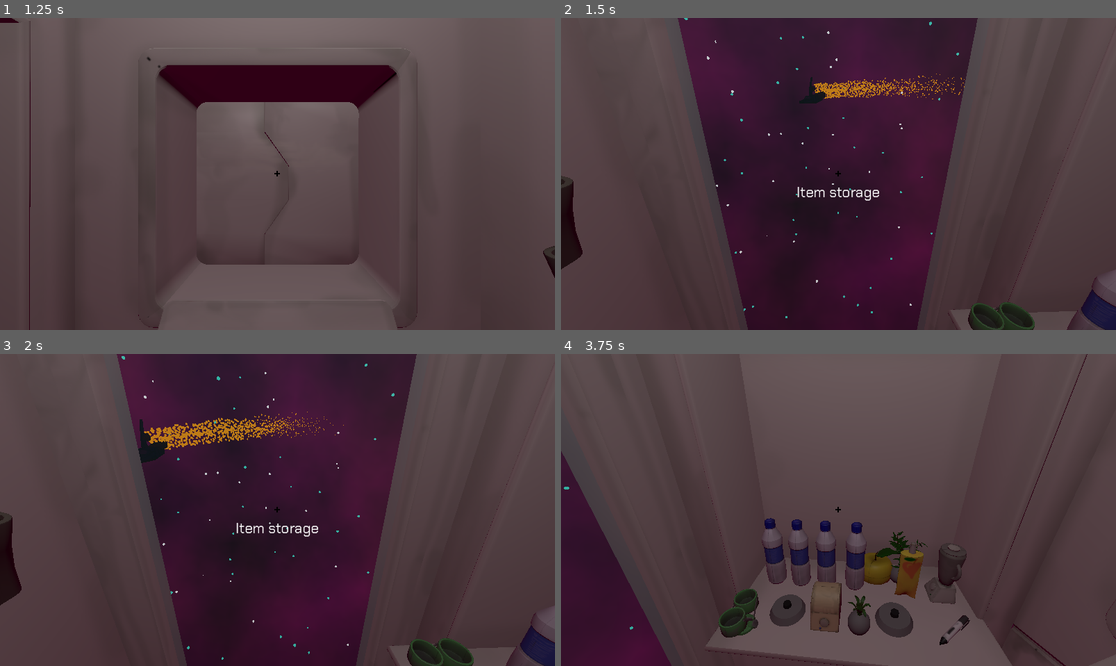
Above: before the commit, frames 1-4 (two rows, left to right).
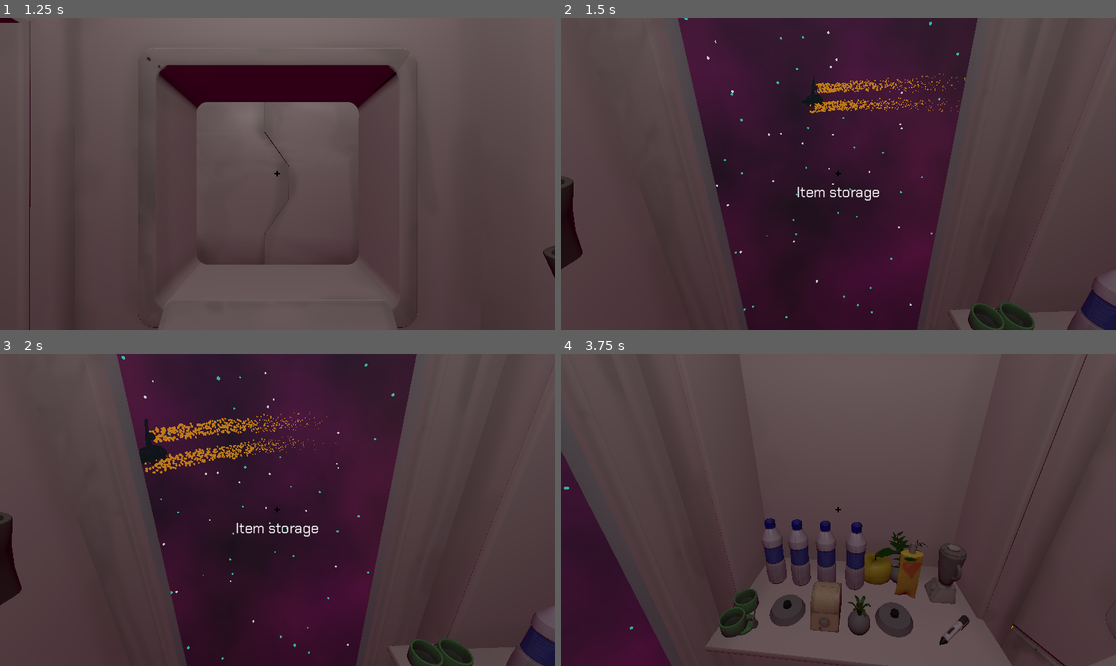
Above: after the commit, the same moments.

Repository: kettle-game-studio/unlimited-space-shawarma
Game: Godot game, scene res://assets/scenes/main_scene.tscn
The game is run twice, just before and just after one commit, with the same random seed, the same clock (stepped at 60 frames per second) and the same inputs. Sound files missing from this copy of the repository are replaced by a short silence.
Inputs (mouse positions are in pixels of both pictures, inside the frame that each line leads up to):
- Up to frame 1 (1.25 s): tap Enter at 0.5 s; move the mouse to (399, 158) at 0.52 s; click (399, 158) at 0.6 s
- Up to frame 2 (1.5 s): tap Space at 1.25 s; move the mouse to (810, 174) at 1.27 s; click (810, 174) at 1.35 s
- Up to frame 3 (2 s): no input
- Up to frame 4 (3.75 s): move the mouse to (849, 503) at 2.02 s; click (849, 503) at 2.1 s; move the mouse to (832, 516) at 2.77 s; click (832, 516) at 2.85 s; move the mouse to (877, 513) at 3.52 s; click (877, 513) at 3.6 s

Frame 1 is identical in both runs. In frame 2, 0.8% of the frame differs, in the area x 42-73%, y 17-31%; in frame 3, 1.5%, in the area x 24-62%, y 18-39%; in frame 4, less than 0.1%.

Commit message:
Space ship infinite cycle

Diff:
--- a/assets/scripts/space_ship.gd
+++ b/assets/scripts/space_ship.gd
@@ -2,6 +2,7 @@
 class_name SpaceShip
 
 signal arrived
+signal disappeared
 
 @export var door: DoorScript
 @export var random_parts: Array[RandomPartPicker]
@@ -28,18 +29,21 @@
 		part.random_part()
 
 	self.position = Vector3()
-	var path_idx = rng.randi_range(0, textures.size() - 1)
+	var path_idx = rng.randi_range(0, self.paths.size() - 1)
 	self.reparent(self.paths[path_idx])
 
 	var idx = rng.randi_range(0, textures.size() - 1)
 	material.set_texture(BaseMaterial3D.TEXTURE_ALBEDO, textures[idx])
 	color_material.albedo_color = colors[idx]
-	print("set material idx = ", idx, ", total textures = ", textures.size(), ", total colors = ", colors.size())
 
 func fly():
+	const delta_time = 1.0 / 60.0
+
+	await get_tree().create_timer(delta_time).timeout
+	self.random_ship()
+	var progress = 0
+
 	self.visible = true
-	const delta_time = 1.0 / 60.0
-	var progress = 0
 	fly_sound.play()
 	while progress < 1:
 		time += delta_time
@@ -62,8 +66,13 @@
 	const delta_time = 1.0 / 60.0
 	var time = 0;
 	var speed = 20
-	var progress = 0
-	while progress < 1:
+
+	fly_sound.play()
+
+	while time < 3:
 		time += delta_time
 		await get_tree().create_timer(delta_time).timeout
 		self.position += Vector3(-speed * delta_time, 0, -speed * delta_time)
+
+	fly_sound.stop()
+	disappeared.emit()
--- a/assets/scripts/trading_machine.gd
+++ b/assets/scripts/trading_machine.gd
@@ -19,11 +19,14 @@
 	set_activatable(false)
 
 	ship.connect("arrived", _on_ship_arrived)
-	ship.random_ship()
+	ship.connect("disappeared", _on_ship_disappeared)
 	ship.fly()
 
 func _on_ship_arrived():
 	start_trading()
+
+func _on_ship_disappeared():
+	ship.fly()
 
 func start_trading():
 	door.open()
Not shown: 1 places in assets/scenes/main_scene.tscn that only renumber resources
